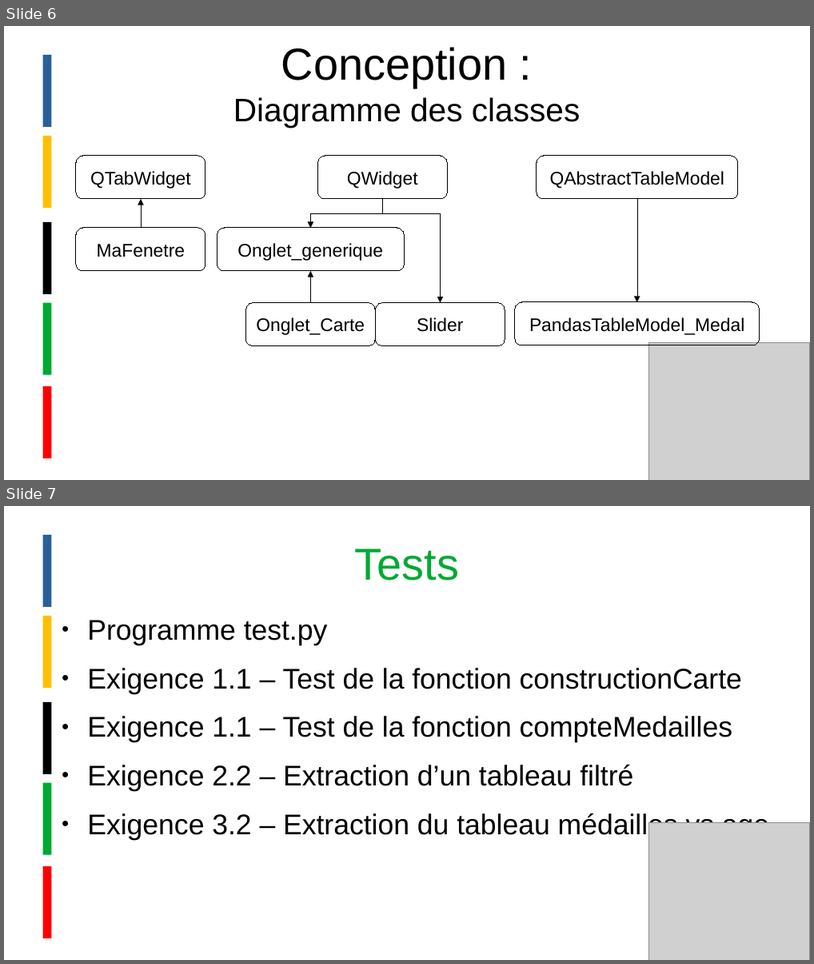
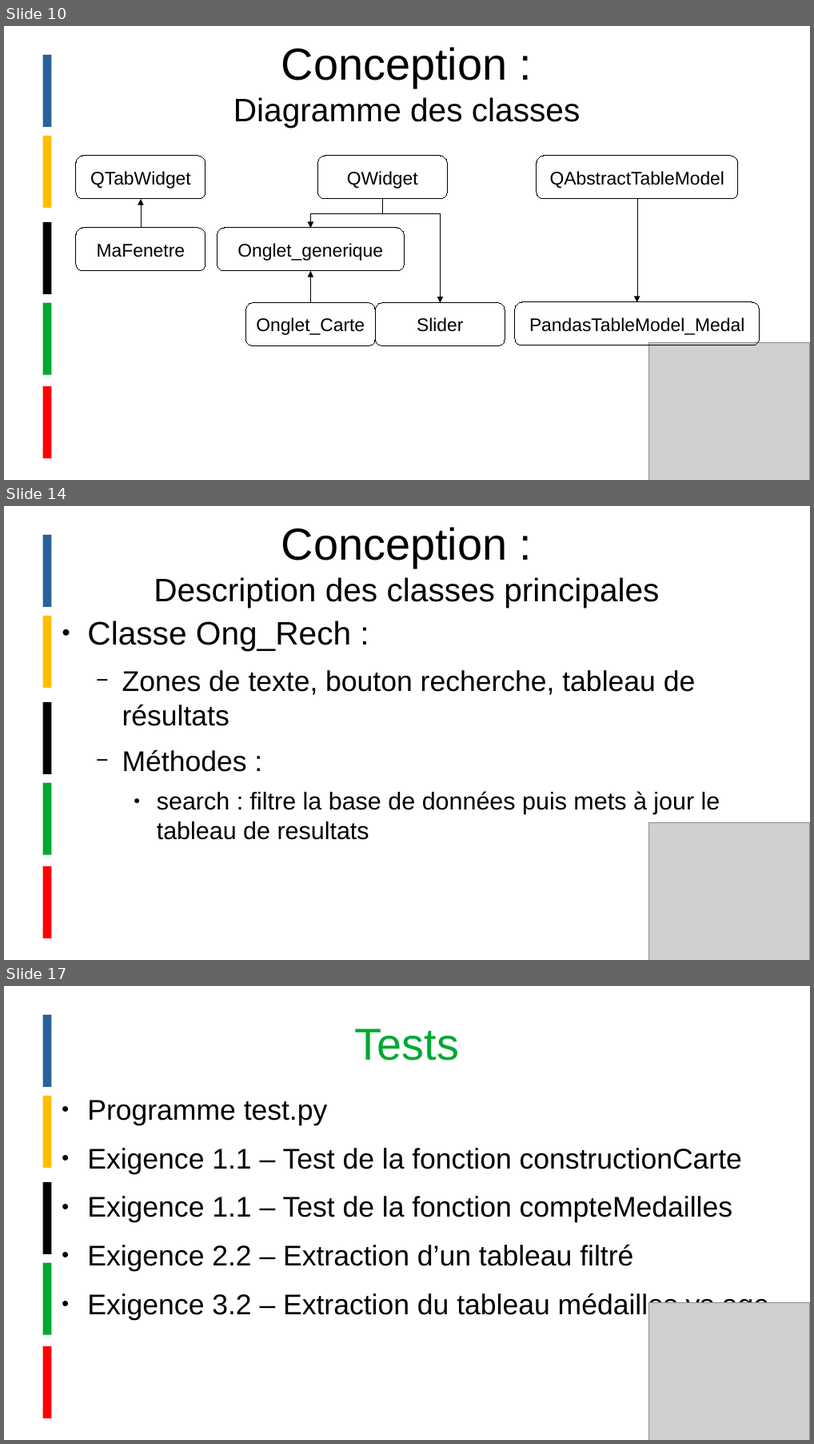
Before and after one commit to cguirardel/PAI-projet, a slide deck: slides.odp. Shown one above the other, each under a label of ours: slides 6 and 7 before the commit, slides 10, 14 and 17 after it; the slides between them are not shown. The pictures are 814x964 and 814x1444 pixels, drawn with LibreOffice and Linux fonts; fonts in the diff are those of the drawing; grey boxes stand for pictures. Boxes give left, top, right and bottom in pixels: in the first picture for what was removed or moved away, otherwise in the second. Text is boxed around its words. In the diff, an @@ line names an element or a change of style, - is before the commit and + after.

```diff
--- a/slides.odp
+++ b/slides.odp
@@ slide 14 added at (4, 506, 810, 960), background #FFFFFF @@
@@ title added at (154, 527, 659, 608), 32 pt, text #000000 @@
+Conception :
+Description des classes principales
@@ text added at (87, 620, 721, 840), 24 pt, text #000000 @@
+● Classe Ong_Rech :
+  − Zones de texte, bouton recherche, tableau de résultats
+  − Méthodes :
+    ● search : filtre la base de données puis mets à jour le tableau de resultats
@@ picture added at (650, 823, 810, 960) @@
@@ group added at (47, 535, 47, 939): 5 lines @@
@@ what was slide 6 is now slide 10 @@
@@ what was slide 7 is now slide 17 @@
```
Also in this commit, not shown: 1 slide changed, 9 other slides added, 1 other file.
